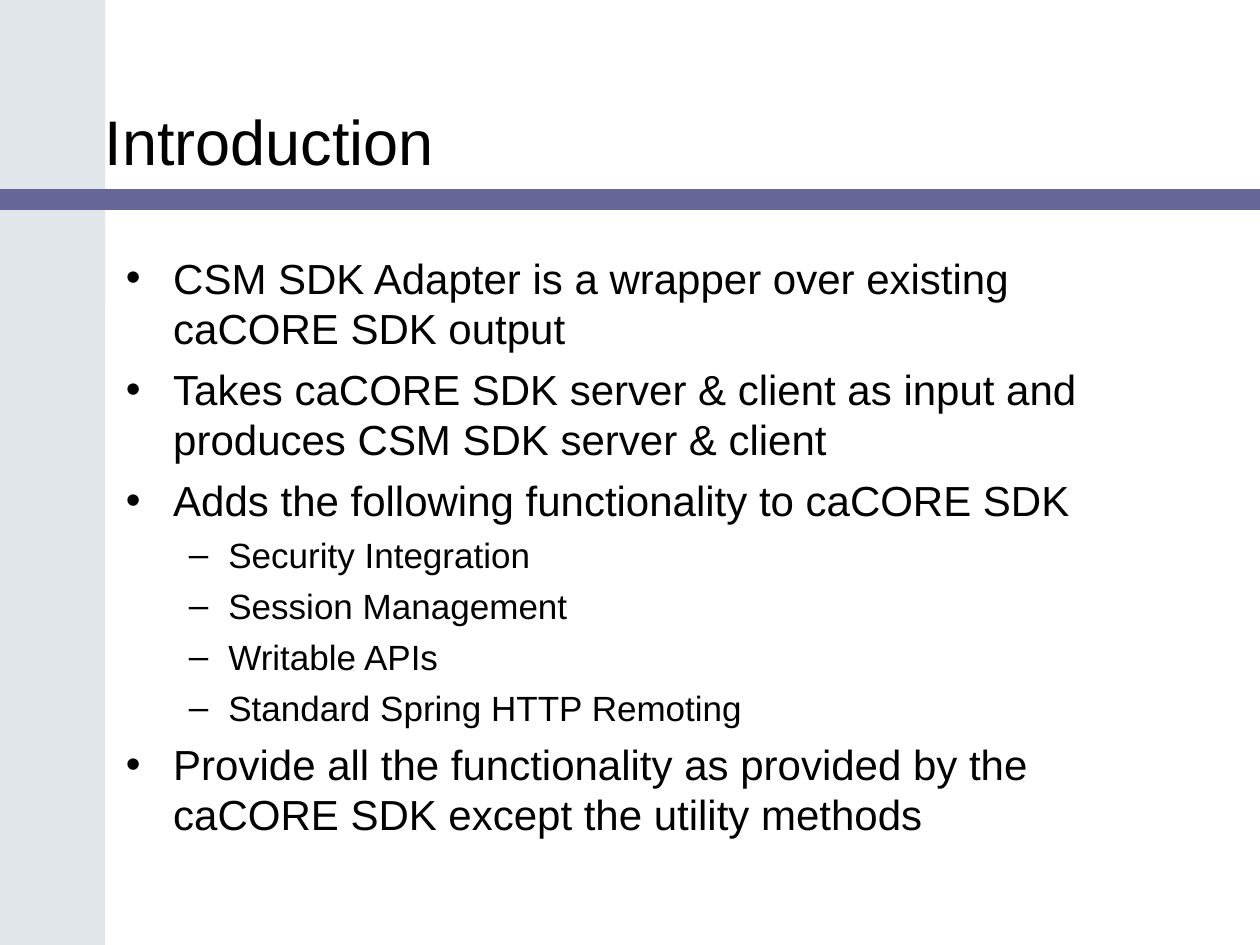
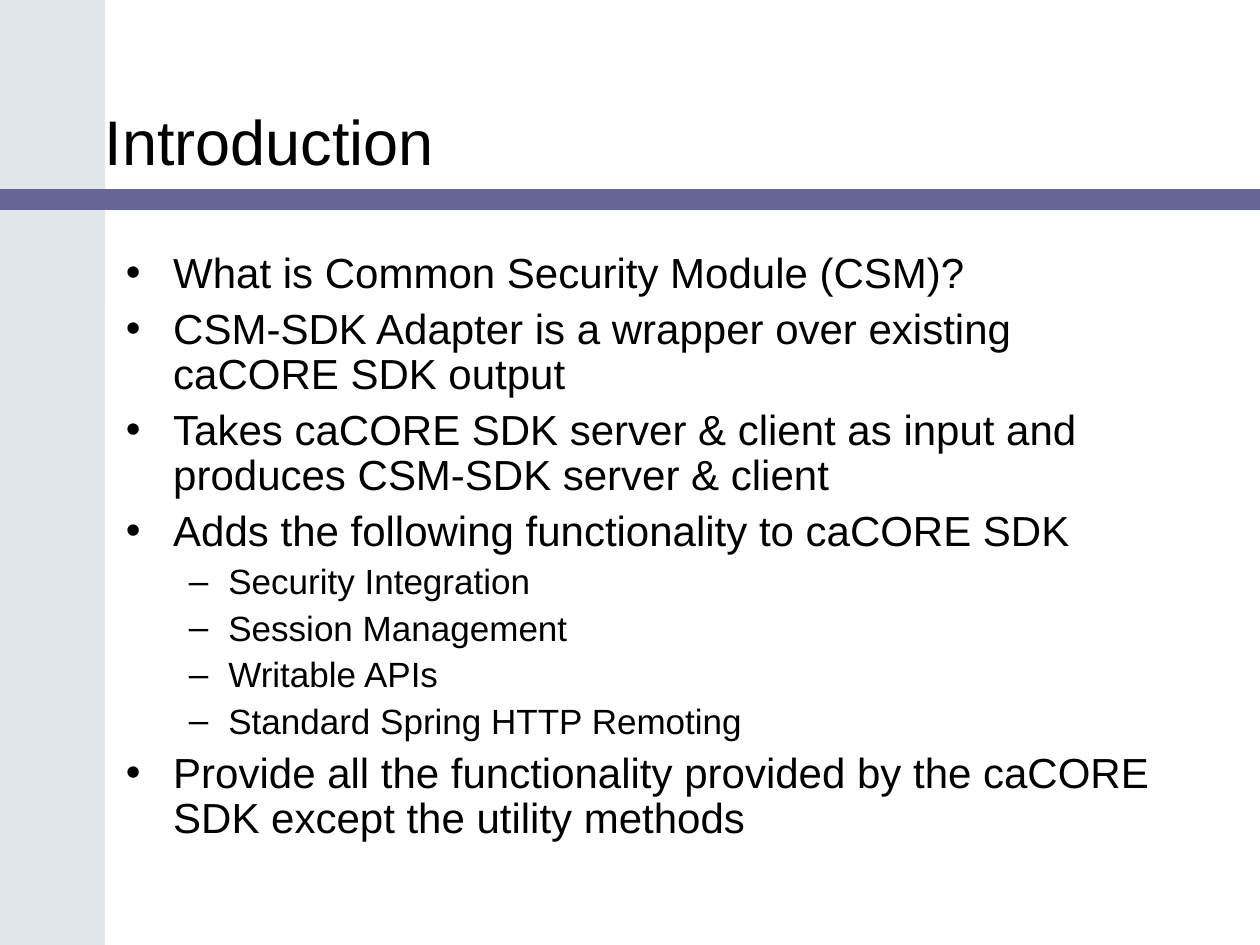
Before and after one commit to CBIIT/common-security-module-docs, a slide deck: slide 4 of Presentations/SDK_Bootcamp_CSM_v1.ppt. Drawn at 1260x945 pixels with LibreOffice and Linux fonts; fonts in the diff are those of the drawing; background and template pictures are left out. Boxes give left, top, right and bottom in pixels: in the first picture for what was removed or moved away, otherwise in the second. Text is boxed around its words. In the diff, an @@ line names an element or a change of style, - is before the commit and + after.

```diff
--- a/Presentations/SDK_Bootcamp_CSM_v1.ppt
+++ b/Presentations/SDK_Bootcamp_CSM_v1.ppt
@@ text at box(173, 257, 1076, 499): text changed @@
-• CSM SDK Adapter is a wrapper over existing caCORE SDK output
-• Takes caCORE SDK server & client as input and produces CSM SDK server & client
+• What is Common Security Module (CSM)?
+• CSM-SDK Adapter is a wrapper over existing caCORE SDK output
+• Takes caCORE SDK server & client as input and produces CSM-SDK server & client
@@ text at box(173, 515, 1069, 740): line spacing 1 to 0.9 @@
@@ text at box(173, 757, 1149, 842): text changed @@
-• Provide all the functionality as provided by the caCORE SDK except the utility methods
+• Provide all the functionality provided by the caCORE SDK except the utility methods
```
Also in this commit, not shown: 10 other slides changed, 5 other files.
